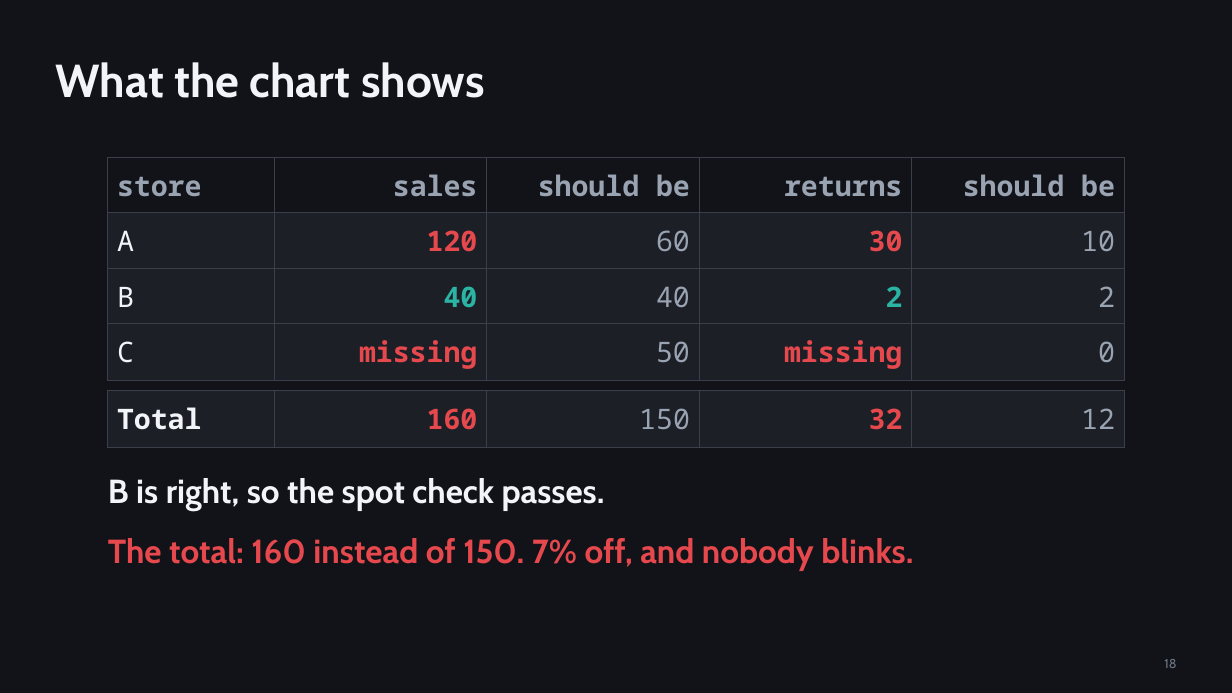
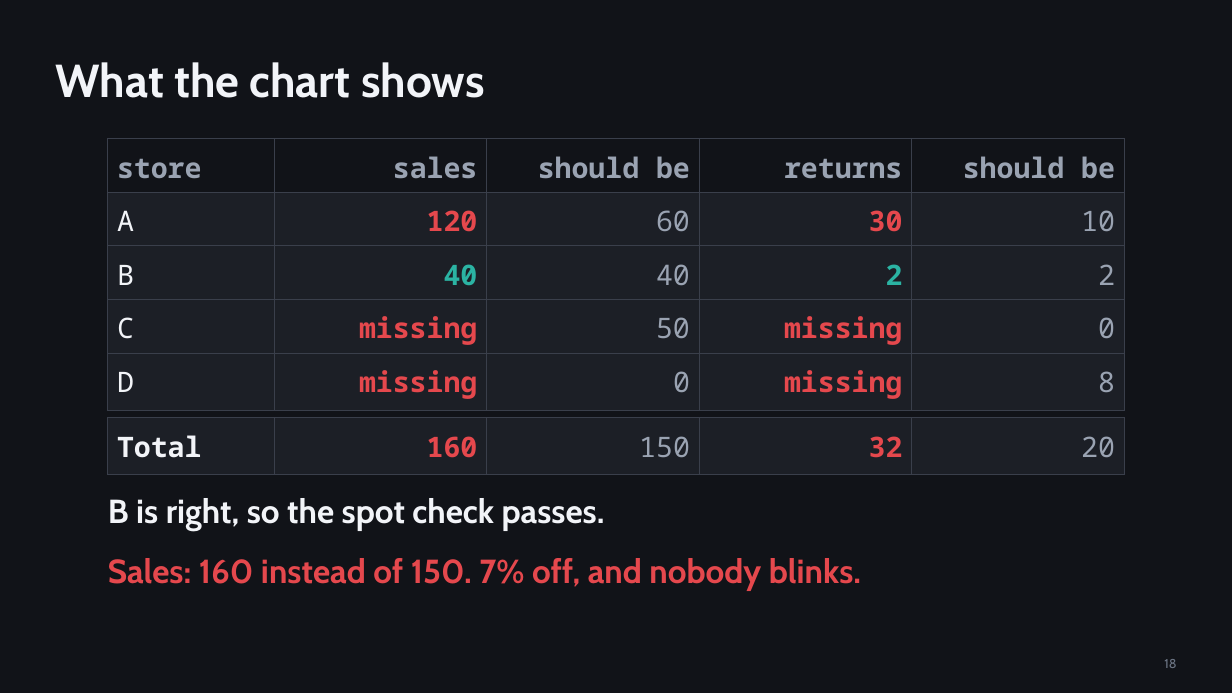
Before and after one commit to djouallah/presentations, a slide deck: slide 18 of analytics-as-code/analytics-as-code.pptx. Drawn at 1232x693 pixels with LibreOffice and Linux fonts; fonts in the diff are those of the drawing. Boxes give left, top, right and bottom in pixels: in the first picture for what was removed or moved away, otherwise in the second. Text is boxed around its words. In the diff, an @@ line names an element or a change of style, - is before the commit and + after.

```diff
--- a/analytics-as-code/analytics-as-code.pptx
+++ b/analytics-as-code/analytics-as-code.pptx
@@ 3 tables: place and size @@
-3 tables at [108, 157, 1125, 323]
+3 tables at [108, 139, 1125, 299]
@@ table: place and size @@
-table at [108, 323, 1125, 379]
+table at [108, 299, 1125, 353]
@@ table added at [108, 353, 1125, 407], 1 rows, 5 columns @@
+D | missing | 0 | missing | 8
@@ table at [108, 418, 1125, 471] @@
-row 1, column 5: 12
+row 1, column 5: 20
@@ table: place and size @@
-table at [108, 390, 1125, 445]
+table at [108, 418, 1125, 471]
@@ text "B is right, so the ...": place and size @@
-text "B is right, so the ..." at [108, 478, 605, 511]
+text "B is right, so the ..." at [108, 498, 605, 532]
@@ text at [108, 558, 861, 591]: text changed @@
-The total: 160 instead of 150. 7% off, and nobody blinks.
+Sales: 160 instead of 150. 7% off, and nobody blinks.
```
Also in this commit, not shown: 3 other slides changed, 1 slide added, 5 slides removed, 5 other files.
